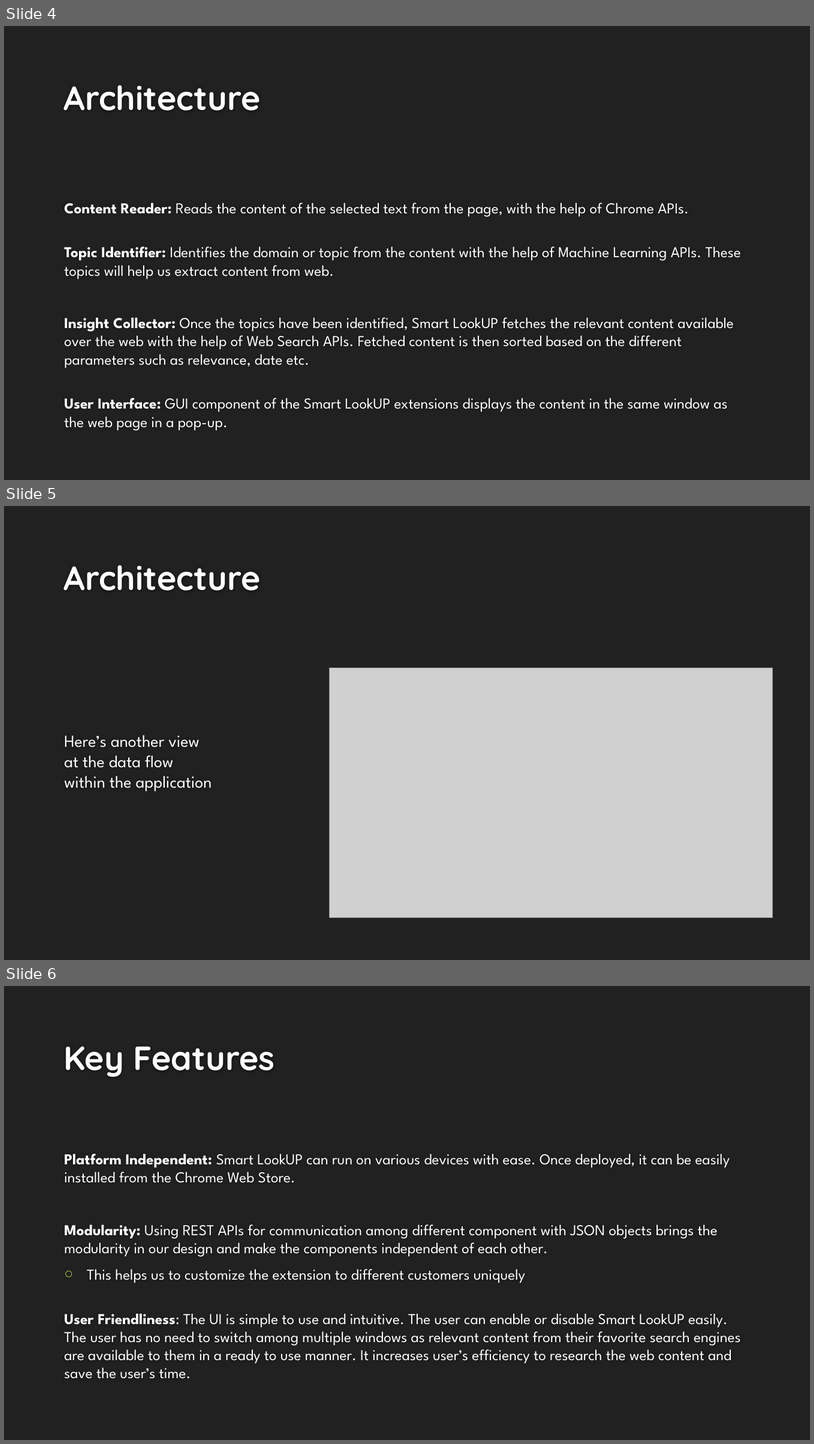
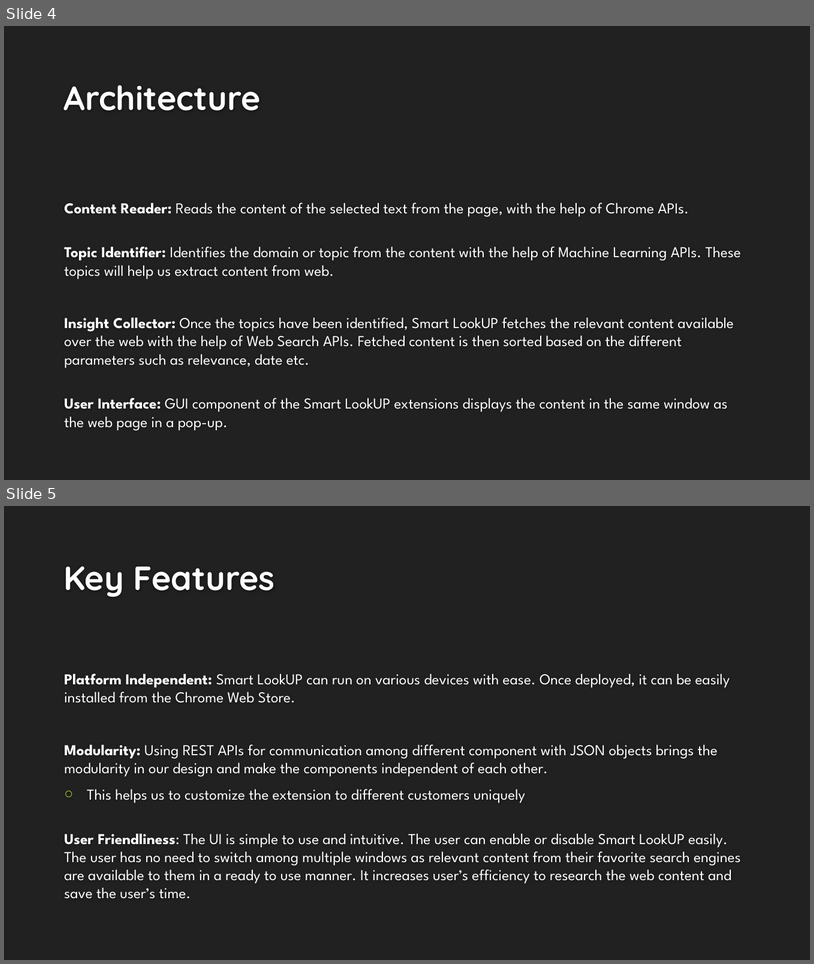
Before and after one commit to Pranshu258/SmartLookup, a slide deck: Documents/Smart LookUP.pptx. Shown one above the other, each under a label of ours: slides 4, 5 and 6 before the commit, slides 4 and 5 after it. The pictures are 814x1444 and 814x964 pixels, drawn with LibreOffice and Linux fonts; fonts in the diff are those of the drawing; grey boxes stand for pictures; background and template pictures are left out. Boxes give left, top, right and bottom in pixels: in the first picture for what was removed or moved away, otherwise in the second. Text is boxed around its words. In the diff, an @@ line names an element or a change of style, - is before the commit and + after.

```diff
--- a/Documents/Smart LookUP.pptx
+++ b/Documents/Smart LookUP.pptx
@@ slide 5 removed at [4,506,810,960], background #212121 @@
@@ title removed at [63,565,261,591] @@
-Architecture
@@ picture removed at [329,668,773,918] @@
@@ text removed at [64,735,212,791] @@
-Here’s another view
-at the data flow
-within the application
@@ what was slide 6 is now slide 5 @@
```
Also in this commit, not shown: 2 slides changed.
